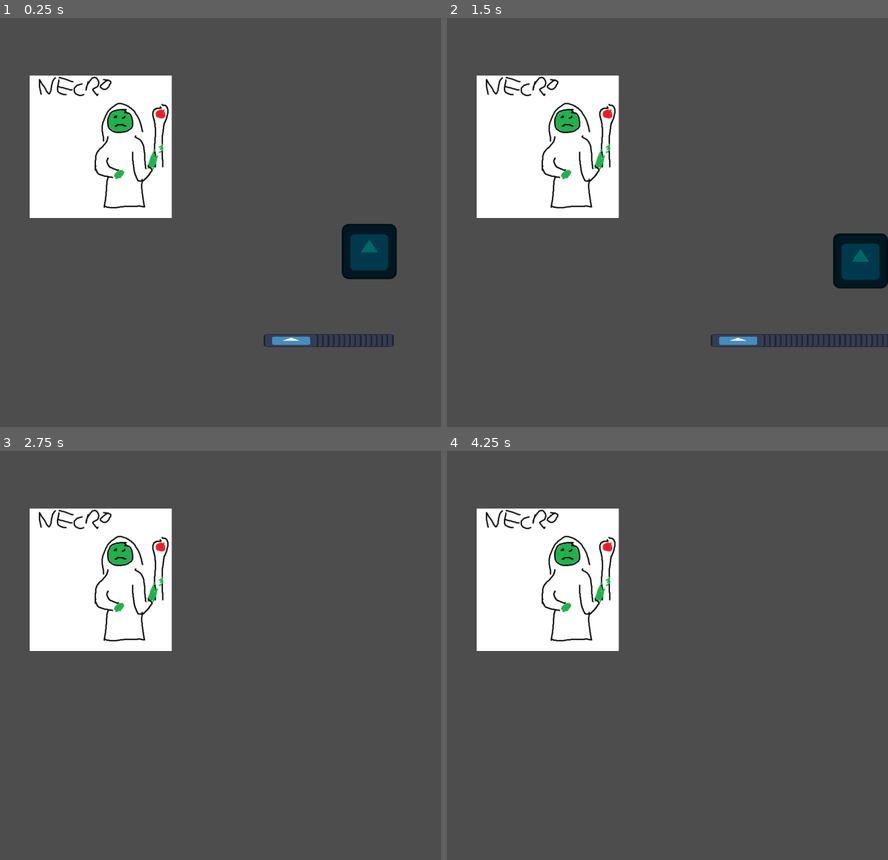
Above: before the commit, frames 1-4 (two rows, left to right).
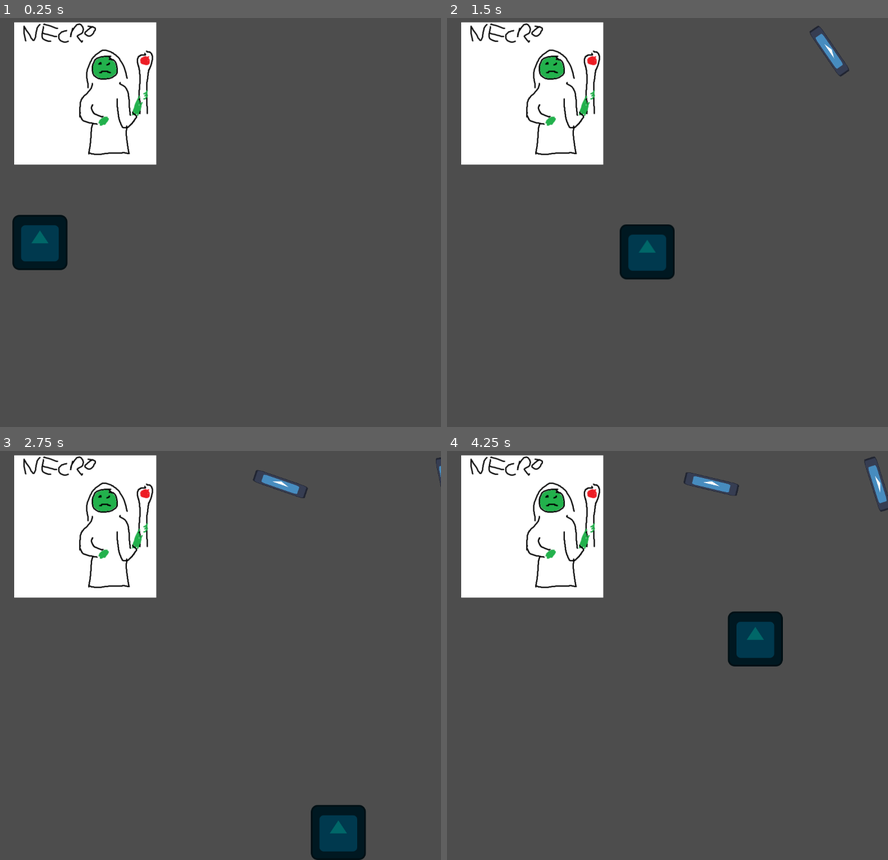
Above: after the commit, the same moments.

Repository: TyGuy54/GMTK-Jam
Game: Godot game, scene res://Scenes/main.tscn
Same seed, same stepped clock (60 frames per second), same inputs: the game is played once before the commit and once after it. The engine's default icon, where the game draws it, is replaced by a stand-in: a white triangle on a blue panel in a dark square.
Inputs:
- Up to frame 1 (0.25 s): no input
- Up to frame 2 (1.5 s): hold Right (ui_right) 0.53-1.28 s; hold Down (ui_down) from 1.28 s (still down)
- Up to frame 3 (2.75 s): release Down (ui_down) at 2.03 s; hold Right (ui_right) from 2.03 s (still down)
- Up to frame 4 (4.25 s): release Right (ui_right) at 2.78 s; hold Up (ui_up) 2.78-3.53 s; hold Left (ui_left) from 3.53 s (still down)

The runs differ from the first frame. In frame 1, 15% of the frame differs, in the area x 2-91%, y 0-81%; in frame 2, 15%, in the area x 3-100%, y 0-81%; in frame 3, 13%; in frame 4, 13%.

Commit message:
projectiles rotate

Diff:
--- a/Scenes/Nector/Nector.tscn
+++ b/Scenes/Nector/Nector.tscn
@@ -20,4 +20,8 @@
 shape = SubResource("RectangleShape2D_petkr")
 
 [node name="Marker2D" type="Marker2D" parent="."]
-position = Vector2(207, -101)
+position = Vector2(328, -101)
+
+[node name="Projectile_Cooldown" type="Timer" parent="."]
+
+[connection signal="timeout" from="Projectile_Cooldown" to="." method="_on_projectile_cooldown_timeout"]
--- a/Scenes/Nector/projectile.gd
+++ b/Scenes/Nector/projectile.gd
@@ -1,12 +1,19 @@
 extends Area2D
 
 var speed = 750
+var rotation_speed = 2.0
+var vel = Vector2.ZERO
 
 func _physics_process(delta):
 	position += transform.x * speed * delta
 
+	for node in get_tree().get_nodes_in_group("player"):
+		var direction = (node.global_position - global_position).normalized()
+		var angle_to = $Sprite2D.transform.x.angle_to(direction)
+		$Sprite2D.rotate(sign(angle_to) * min(delta * rotation_speed, abs(angle_to)))
 
 func _on_projectile_body_entered(body: Node2D) -> void:
 	if body.is_in_group("player"):
 		body.queue_free()
+
 	queue_free()
--- a/Scenes/main.tscn
+++ b/Scenes/main.tscn
@@ -6,7 +6,7 @@
 [node name="main" type="Node2D"]
 
 [node name="necto" parent="." instance=ExtResource("1_0b3ls")]
-position = Vector2(235, 549)
+position = Vector2(199, 425)
 
 [node name="Player" parent="." instance=ExtResource("2_w0ing")]
-position = Vector2(860, 792)
+position = Vector2(93, 771)
--- a/Scripts/Nector/nector.gd
+++ b/Scripts/Nector/nector.gd
@@ -1,9 +1,18 @@
 extends Actor
 
+@export var cooldown = 0.50
 @export var Bullet : PackedScene
+
+var can_shoot = true
+
+func _ready():
+	start()
 
 func _process(delta: float) -> void:
 	spot_nearest_enemy()
+
+func start():
+	$Projectile_Cooldown.wait_time = cooldown
 
 func spot_nearest_enemy():
 	# loops over the groups array
@@ -14,9 +23,16 @@
 			shoot()
 
 func shoot():
-	print("shoot")
+	if not can_shoot:
+		return
+	can_shoot = false
+	$Projectile_Cooldown.start()
+
 	# instanciantes the bullet sceane
 	var b = Bullet.instantiate()
 	# adds the node as a child
-	add_child(b)
+	owner.add_child(b)
 	b.transform = $Marker2D.global_transform
+
+func _on_projectile_cooldown_timeout() -> void:
+	can_shoot = true
